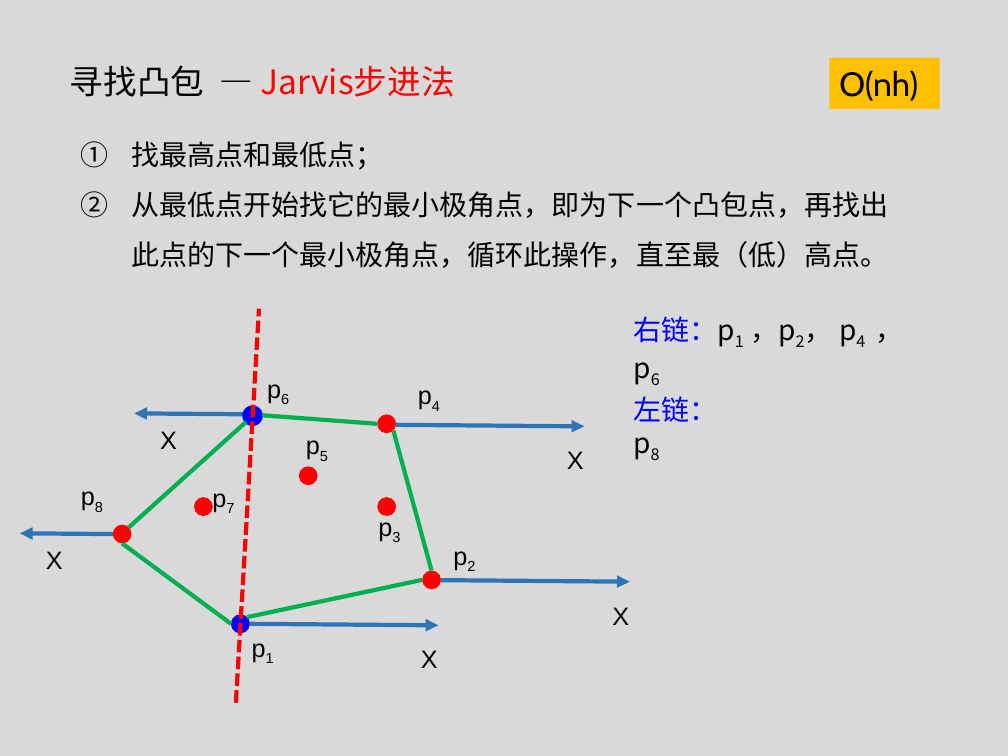
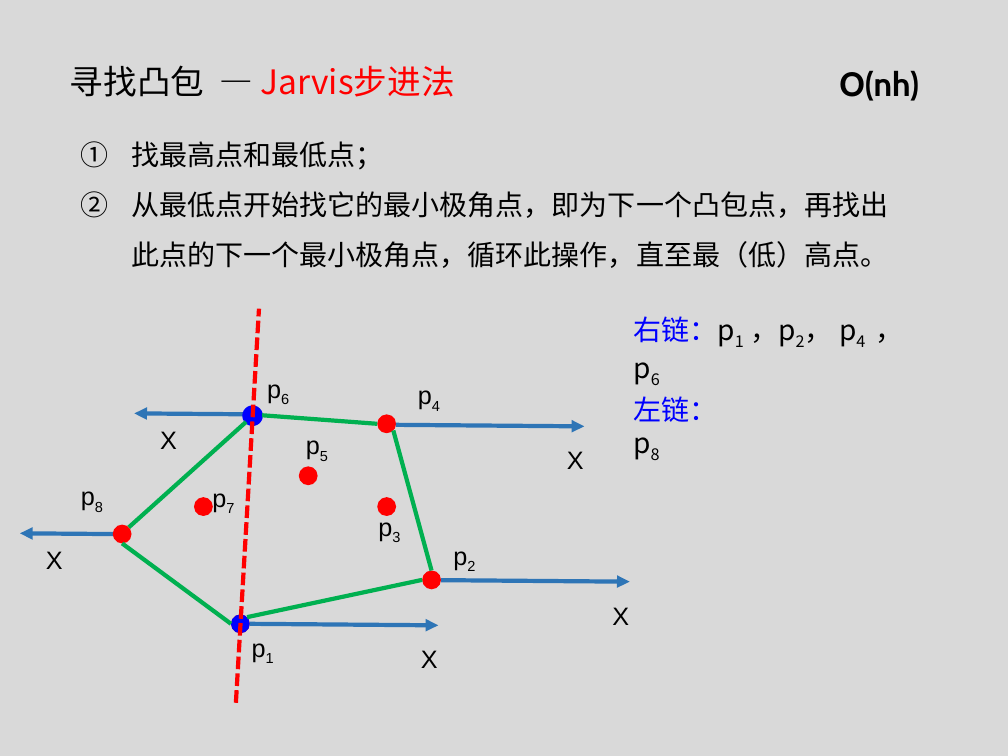
Before and after one commit to tianzhuwei/PPT, a slide deck: slide 11 of 第二讲快排+计算几何.pptx. Drawn at 1008x756 pixels with LibreOffice and Linux fonts; fonts in the diff are those of the drawing. Boxes give left, top, right and bottom in pixels: in the first picture for what was removed or moved away, otherwise in the second. Text is boxed around its words. In the diff, an @@ line names an element or a change of style, - is before the commit and + after.

```diff
--- a/第二讲快排+计算几何.pptx
+++ b/第二讲快排+计算几何.pptx
@@ text "O(nh)": place and size @@
-text "O(nh)" at [830, 57, 939, 109]
+text "O(nh)" at [839, 70, 919, 101]
@@ text "O(nh)" at [839, 70, 919, 101]: bold on; fill #FFC000 to none @@
```
Also in this commit, not shown: 3 other slides changed, 1 slide added.
